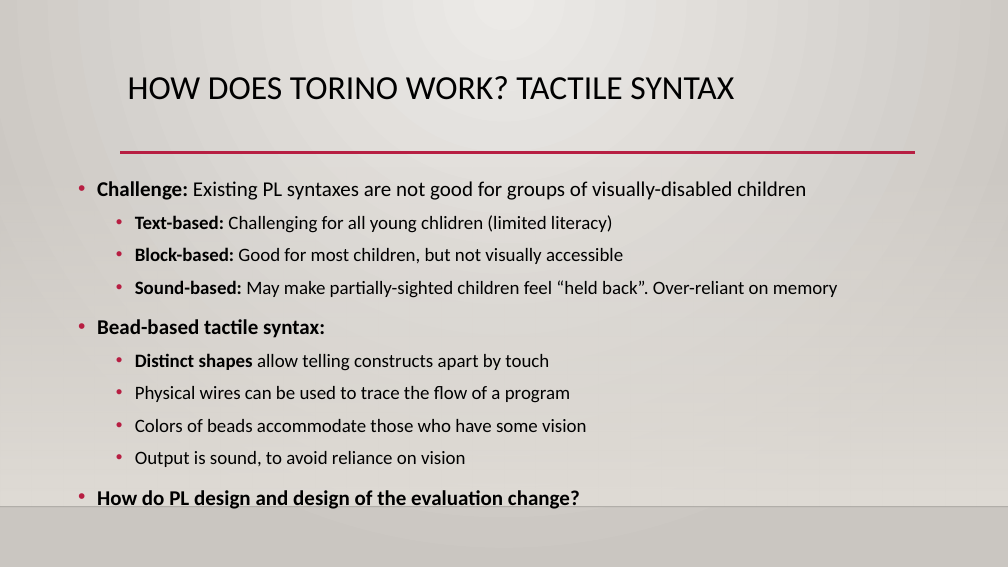
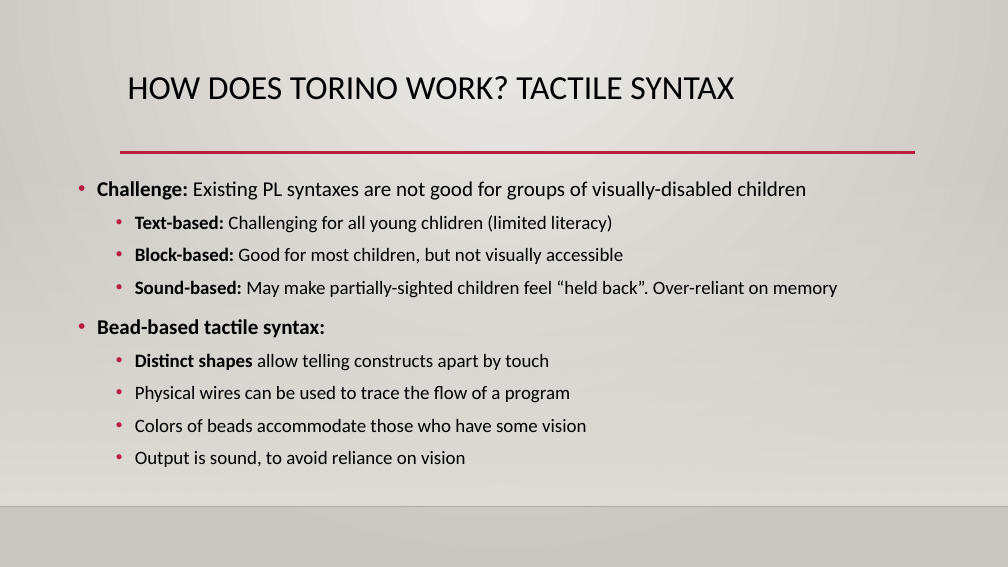
Before and after one commit to rbohrer/pl-course, a slide deck: slide 7 of hcpl/tfpie24.pptx (slide 8 before the commit). Drawn at 1008x567 pixels with LibreOffice and Linux fonts; fonts in the diff are those of the drawing; background and template pictures are left out. Boxes give left, top, right and bottom in pixels: in the first picture for what was removed or moved away, otherwise in the second. Text is boxed around its words. In the diff, an @@ line names an element or a change of style, - is before the commit and + after.

```diff
--- a/hcpl/tfpie24.pptx
+++ b/hcpl/tfpie24.pptx
@@ text at box(97, 490, 580, 509): paragraph removed @@
-• How do PL design and design of the evaluation change?
```
Also in this commit, not shown: 5 other slides changed, 2 slides added, 1 slide removed.
